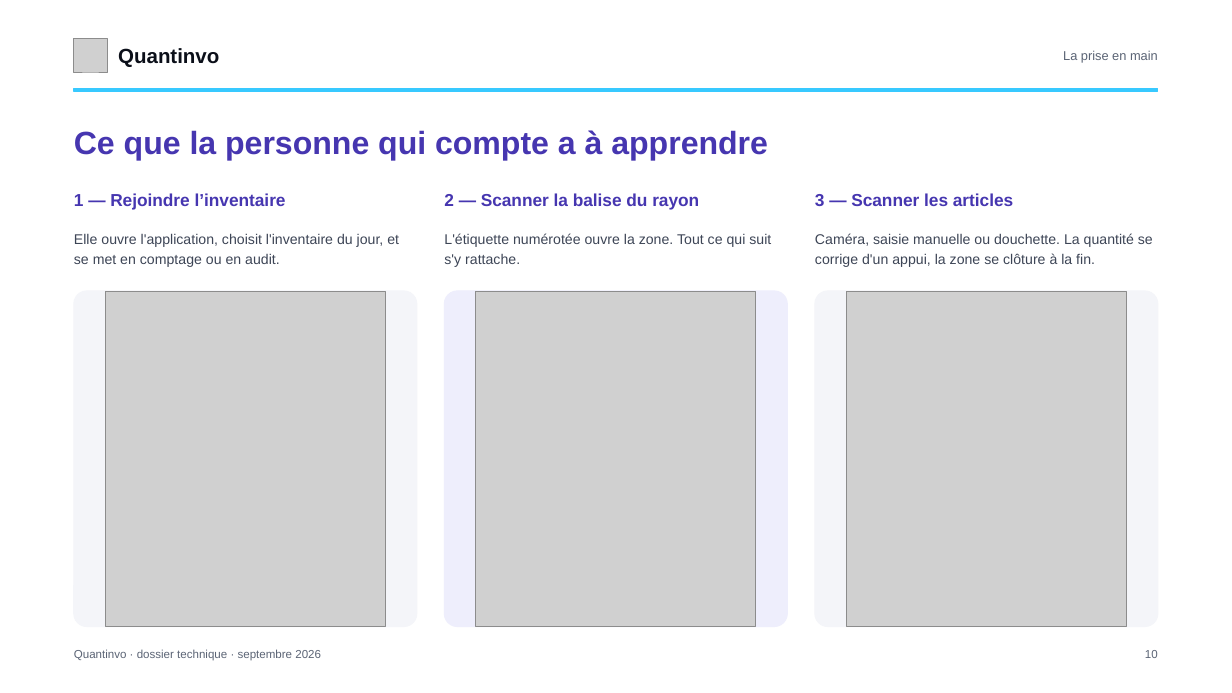
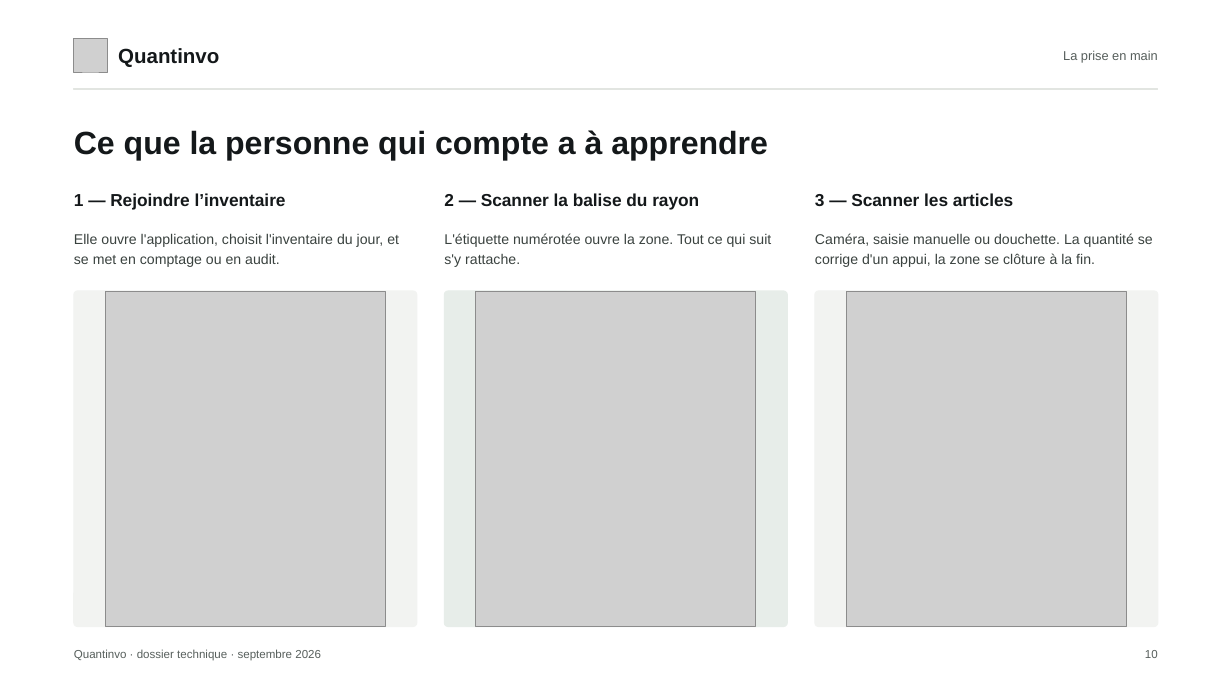
Before and after one commit to devkaylab/Inventaire, a slide deck: slide 10 of docs/entreprise/deck/Quantinvo-dossier-DSI.pptx. Drawn at 1232x693 pixels with LibreOffice and Linux fonts; fonts in the diff are those of the drawing; grey boxes stand for pictures. Boxes give left, top, right and bottom in pixels: in the first picture for what was removed or moved away, otherwise in the second. Text is boxed around its words. In the diff, an @@ line names an element or a change of style, - is before the commit and + after.

```diff
--- a/docs/entreprise/deck/Quantinvo-dossier-DSI.pptx
+++ b/docs/entreprise/deck/Quantinvo-dossier-DSI.pptx
@@ rectangle at (x1=74, y1=89, x2=1158, y2=90): fill #38C9FF to #E2E5E1; outline #38C9FF 1 pt to #E2E5E1 1 pt @@
@@ text colour #4636B0 to #14181A in 4 elements at (x1=74, y1=130, x2=768, y2=160), (x1=74, y1=193, x2=286, y2=210), (x1=444, y1=193, x2=699, y2=210), (x1=815, y1=193, x2=1013, y2=206) @@
@@ text colour #3D4556 to #3A423F in 3 elements at (x1=74, y1=233, x2=399, y2=267), (x1=444, y1=233, x2=771, y2=267), (x1=815, y1=233, x2=1153, y2=267) @@
@@ rounded rectangle at (x1=445, y1=291, x2=787, y2=627): fill #EEEEFC to #E7EDE9; outline #EEEEFC 1 pt to #E7EDE9 1 pt; proportions changed @@
@@ text colour #5B6475 to #575F5C in 3 elements at (x1=1063, y1=50, x2=1158, y2=63), (x1=74, y1=649, x2=321, y2=661), (x1=1145, y1=650, x2=1158, y2=658) @@
```
Also in this commit, not shown: 16 other slides changed, 19 other files.
